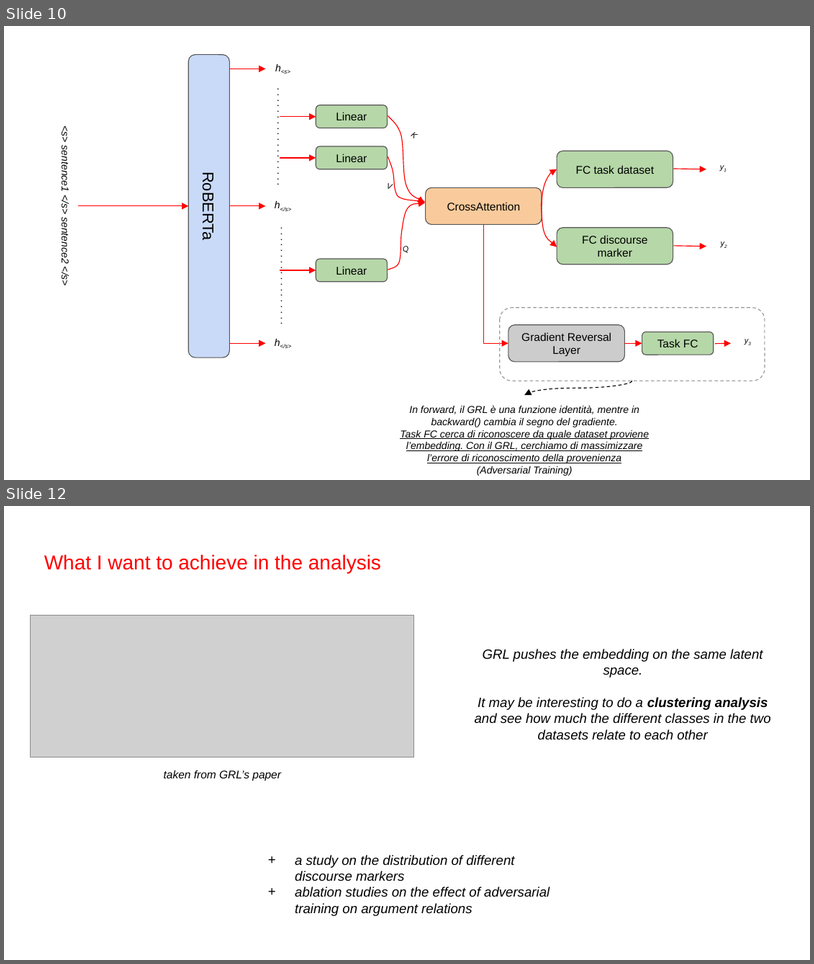
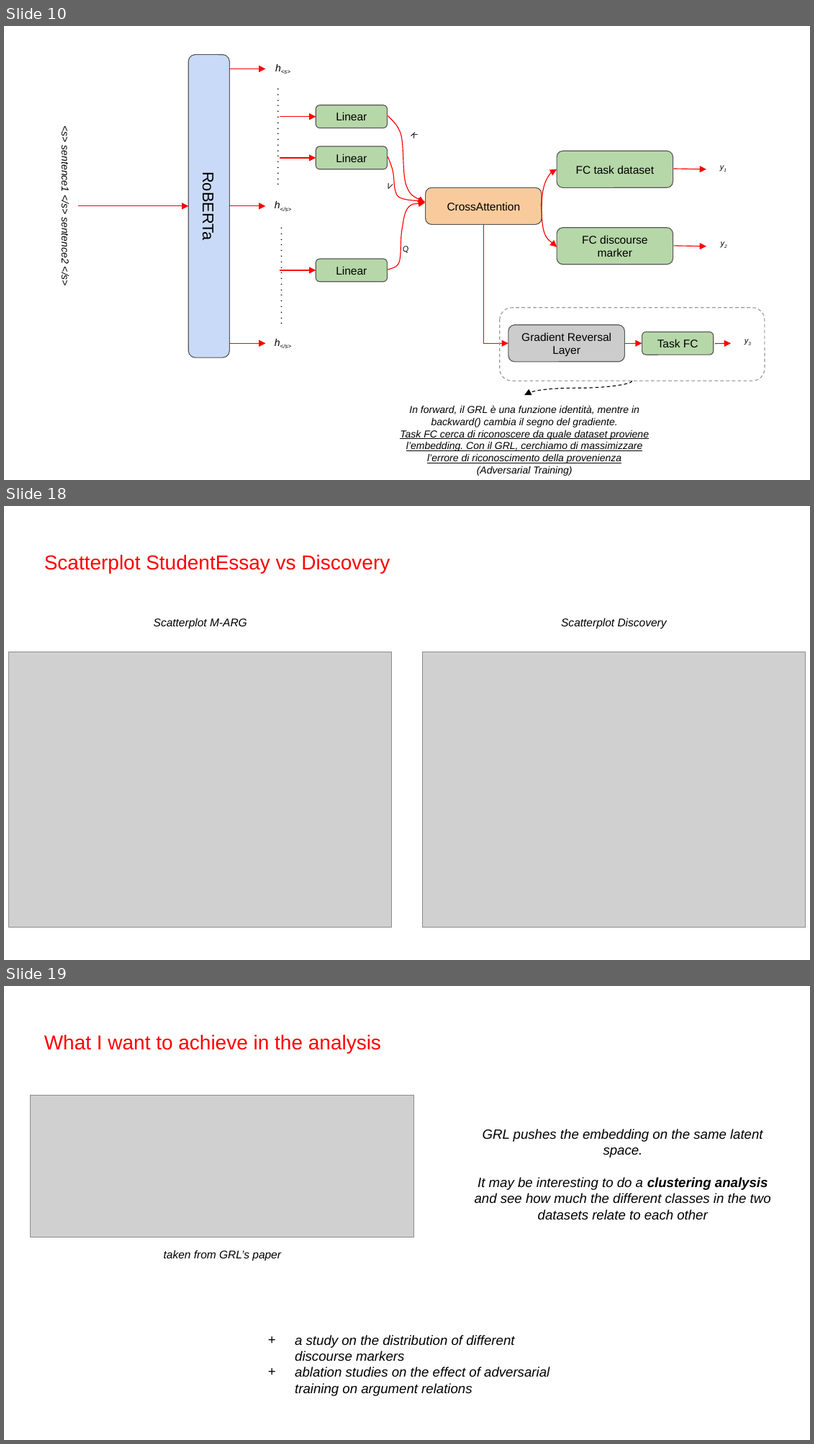
Before and after one commit to lucacontalbo/ArgumentRelation, a slide deck: Argument relation.pptx. Shown one above the other, each under a label of ours: slides 10 and 12 before the commit, slides 10, 18 and 19 after it; the slides between them are not shown. The pictures are 814x964 and 814x1444 pixels, drawn with LibreOffice and Linux fonts; fonts in the diff are those of the drawing; grey boxes stand for pictures. Boxes give left, top, right and bottom in pixels: in the first picture for what was removed or moved away, otherwise in the second. Text is boxed around its words. In the diff, an @@ line names an element or a change of style, - is before the commit and + after.

```diff
--- a/Argument relation.pptx
+++ b/Argument relation.pptx
@@ slide 18 added at [4, 506, 810, 960], background #FFFFFF @@
@@ text added at [44, 554, 390, 573], 18 pt, text #FF0000 @@
+Scatterplot StudentEssay vs Discovery
@@ text added at [154, 618, 247, 628], 10 pt, text #000000, italic @@
+Scatterplot M-ARG
@@ text added at [561, 618, 667, 628], 10 pt, text #000000, italic @@
+Scatterplot Discovery
@@ picture added at [9, 652, 392, 927] @@
@@ picture added at [422, 652, 805, 927] @@
@@ what was slide 12 is now slide 19 @@
```
Also in this commit, not shown: 1 slide changed, 13 other slides added.
